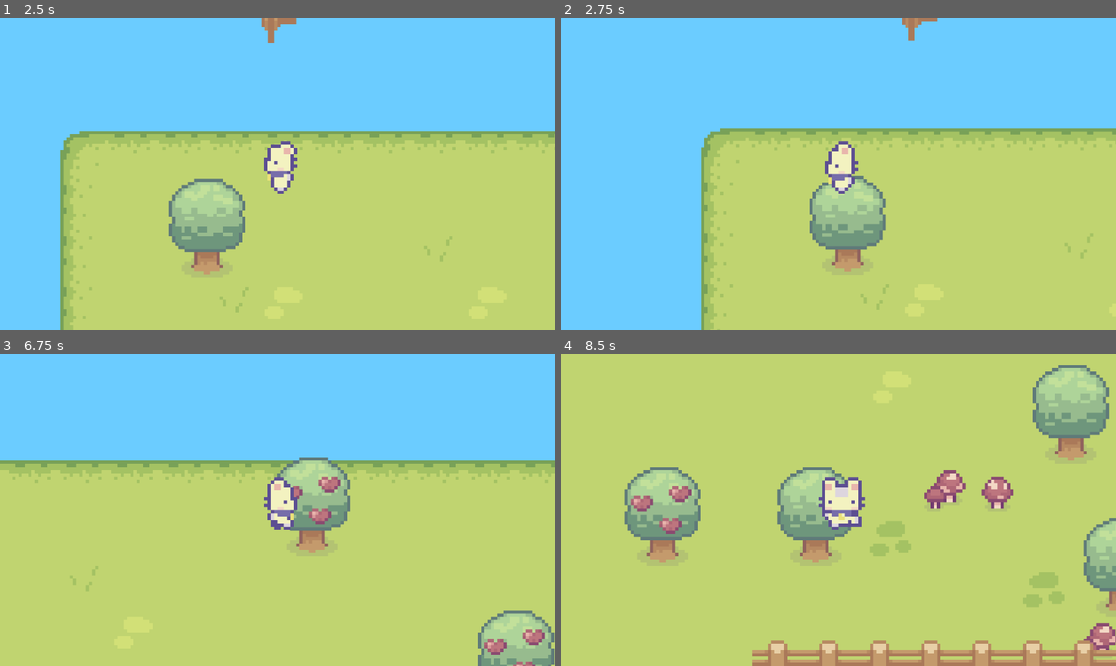
Above: before the commit, frames 1-4 (two rows, left to right).
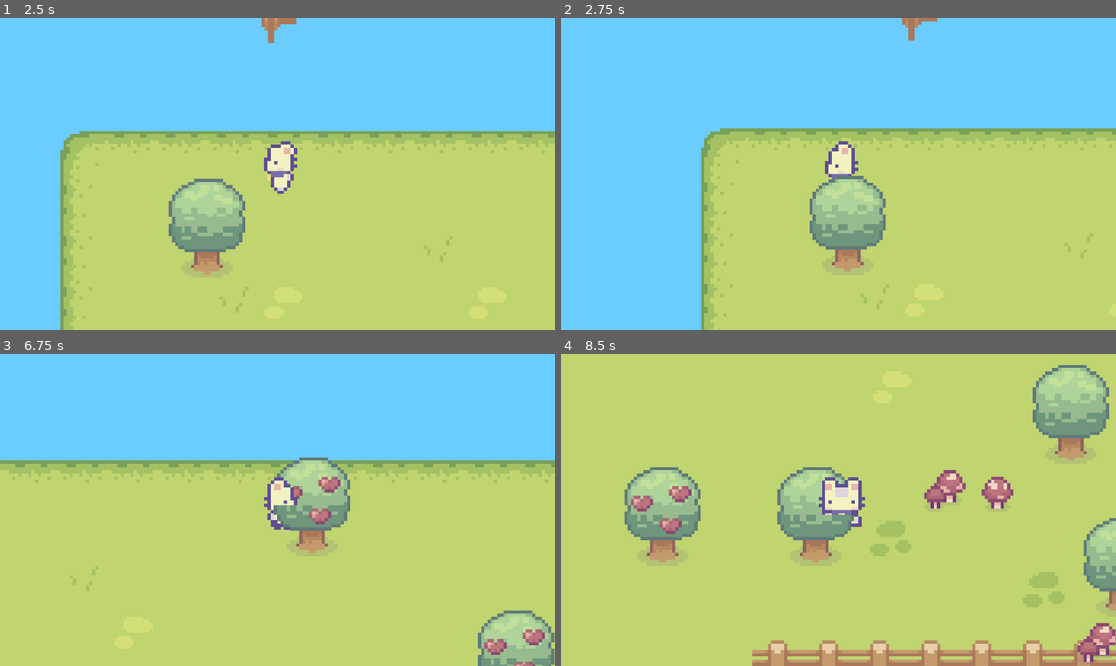
Above: after the commit, the same moments.

Repository: johnf008/Campfire-Project-One
Game: Godot game, scene res://main.tscn
Same seed, same stepped clock (60 frames per second), same inputs: the game is played once before the commit and once after it.
Inputs:
- Up to frame 1 (2.5 s): tap Enter at 0.5 s; hold Space (up) 0.53-2.03 s; tap Alt at 0.6, 2.1 s; tap Shift at 1.35 s; hold A (left) from 2.03 s (still down)
- Up to frame 2 (2.75 s): keep holding A (left)
- Up to frame 3 (6.75 s): tap Shift at 2.85, 4.35, 5.85 s; release A (left) at 3.53 s; hold S (down) 3.53-4.28 s; tap Alt at 3.6, 5.1, 6.6 s; hold D (right) 4.28-5.03 s; hold Space (up) 5.03-5.78 s; hold D (right) from 5.78 s (still down)
- Up to frame 4 (8.5 s): tap Shift at 7.35 s; release D (right) at 8.03 s; hold S (down) from 8.03 s (still down); tap Alt at 8.1 s

Frame 1 is identical in both runs. In frame 2, 0.2% of the frame differs, in the area x 48-53%, y 50-57%; in frame 3, 0.2%; in frame 4, 0.4%, in the area x 47-99%, y 51-99%.

Commit message:
Figured out y indexing

Diff:
--- a/character_body_2d.gd
+++ b/character_body_2d.gd
@@ -23,6 +23,7 @@
 	elif direction.x ==0 and direction.y == 0:
 		%AnimationPlayer.play("forward_idle")
 
+
 	print(fishing_ability)
 	move_and_slide()
 
--- a/main.tscn
+++ b/main.tscn
@@ -302,30 +302,37 @@
 
 [node name="Main" type="Node" unique_id=377954640]
 
-[node name="TileMapLayer" type="TileMapLayer" parent="." unique_id=1463063455]
+[node name="Game" type="Node2D" parent="." unique_id=412768746]
+y_sort_enabled = true
+
+[node name="TileMapLayer" type="TileMapLayer" parent="Game" unique_id=1463063455]
 texture_filter = 1
 position = Vector2(371.94, -246.45)
 tile_map_data = PackedByteArray("AAAFAB4AAAABAAAAAAAGAB4AAAABAAAAAAAHAB4AAAABAAAAAAAIAB4AAAABAAAAAAAJAB4AAAABAAAAAAAKAB …(14000 unchanged characters)…
 tile_set = SubResource("TileSet_lquwl")
 collision_enabled = false
 
-[node name="TileMapLayer2" type="TileMapLayer" parent="." unique_id=41183332]
+[node name="TileMapLayer2" type="TileMapLayer" parent="Game" unique_id=41183332]
+y_sort_enabled = true
 texture_filter = 1
 position = Vector2(371.94, -246.45)
 tile_map_data = PackedByteArray("AAASAB8AAAABAAAAAAASACAAAAABAAEAAAATAB8AAAACAAAAAAATACAAAAACAAEAAAANACEAAAABAAAAAAANAC …(608 unchanged characters)…
 tile_set = SubResource("TileSet_7mycd")
 
-[node name="TileMapLayer3" type="TileMapLayer" parent="." unique_id=2046307232]
+[node name="TileMapLayer3" type="TileMapLayer" parent="Game" unique_id=2046307232]
 texture_filter = 1
 tile_map_data = PackedByteArray("AAAWAAwAAAABAAAAAAAkABUAAAACAAMAAAAlABUAAAACAAMAAAAmABUAAAACAAMAAAAnABUAAAACAAMAAAAoAB …(496 unchanged characters)…
 tile_set = SubResource("TileSet_4c57u")
 
-[node name="CharacterBody2D" type="CharacterBody2D" parent="." unique_id=805860621 groups=["player_and_lake"]]
+[node name="CharacterBody2D" type="CharacterBody2D" parent="Game" unique_id=805860621 groups=["player_and_lake"]]
+z_index = -1
 y_sort_enabled = true
 position = Vector2(166, 521)
 script = ExtResource("1_h2yge")
 
-[node name="Sprite2D" type="Sprite2D" parent="CharacterBody2D" unique_id=209450738]
+[node name="Sprite2D" type="Sprite2D" parent="Game/CharacterBody2D" unique_id=209450738]
+z_index = 1
+y_sort_enabled = true
 texture_filter = 1
 position = Vector2(242, -181.00002)
 scale = Vector2(1.0333339, 1.0333339)
@@ -335,34 +342,34 @@
 frame = 12
 script = ExtResource("7_272bh")
 
-[node name="AnimationPlayer" type="AnimationPlayer" parent="CharacterBody2D/Sprite2D" unique_id=415933924]
+[node name="AnimationPlayer" type="AnimationPlayer" parent="Game/CharacterBody2D/Sprite2D" unique_id=415933924]
 unique_name_in_owner = true
 libraries/ = SubResource("AnimationLibrary_dg77c")
 
-[node name="CollisionShape2D" type="CollisionShape2D" parent="CharacterBody2D" unique_id=1224326413]
+[node name="CollisionShape2D" type="CollisionShape2D" parent="Game/CharacterBody2D" unique_id=1224326413]
 position = Vector2(242.5, -181.5)
 shape = SubResource("RectangleShape2D_ig7tw")
 
-[node name="Camera2D" type="Camera2D" parent="CharacterBody2D" unique_id=1592706426]
+[node name="Camera2D" type="Camera2D" parent="Game/CharacterBody2D" unique_id=1592706426]
 position = Vector2(241, -179)
 zoom = Vector2(6.62, 6.62)
 
-[node name="StaticBody2D" type="StaticBody2D" parent="." unique_id=387799269]
-
-[node name="CollisionPolygon2D" type="CollisionPolygon2D" parent="StaticBody2D" unique_id=868635299]
+[node name="StaticBody2D" type="StaticBody2D" parent="Game" unique_id=387799269]
+
+[node name="CollisionPolygon2D" type="CollisionPolygon2D" parent="Game/StaticBody2D" unique_id=868635299]
 polygon = PackedVector2Array(413, 235, 707, 235, 708, 268, 816, 269, 819, 317, 960, 317, 962, 374, 945, 375, 946, 487,  …(303 unchanged characters)…
 
-[node name="Area2D" type="Area2D" parent="." unique_id=1770892931]
-
-[node name="CollisionShape2D" type="CollisionShape2D" parent="Area2D" unique_id=1723829265]
+[node name="Area2D" type="Area2D" parent="Game" unique_id=1770892931]
+
+[node name="CollisionShape2D" type="CollisionShape2D" parent="Game/Area2D" unique_id=1723829265]
 position = Vector2(675.5, 422.5)
 shape = SubResource("RectangleShape2D_7mycd")
 
-[node name="StaticBody2D2" type="StaticBody2D" parent="." unique_id=430031613]
-
-[node name="CollisionShape2D" type="CollisionShape2D" parent="StaticBody2D2" unique_id=1536503098]
+[node name="StaticBody2D2" type="StaticBody2D" parent="Game" unique_id=430031613]
+
+[node name="CollisionShape2D" type="CollisionShape2D" parent="Game/StaticBody2D2" unique_id=1536503098]
 position = Vector2(677, 422)
 shape = SubResource("RectangleShape2D_272bh")
 
-[connection signal="body_entered" from="Area2D" to="CharacterBody2D" method="_on_area_2d_body_entered"]
-[connection signal="body_exited" from="Area2D" to="CharacterBody2D" method="_on_area_2d_body_exited"]
+[connection signal="body_entered" from="Game/Area2D" to="Game/CharacterBody2D" method="_on_area_2d_body_entered"]
+[connection signal="body_exited" from="Game/Area2D" to="Game/CharacterBody2D" method="_on_area_2d_body_exited"]
